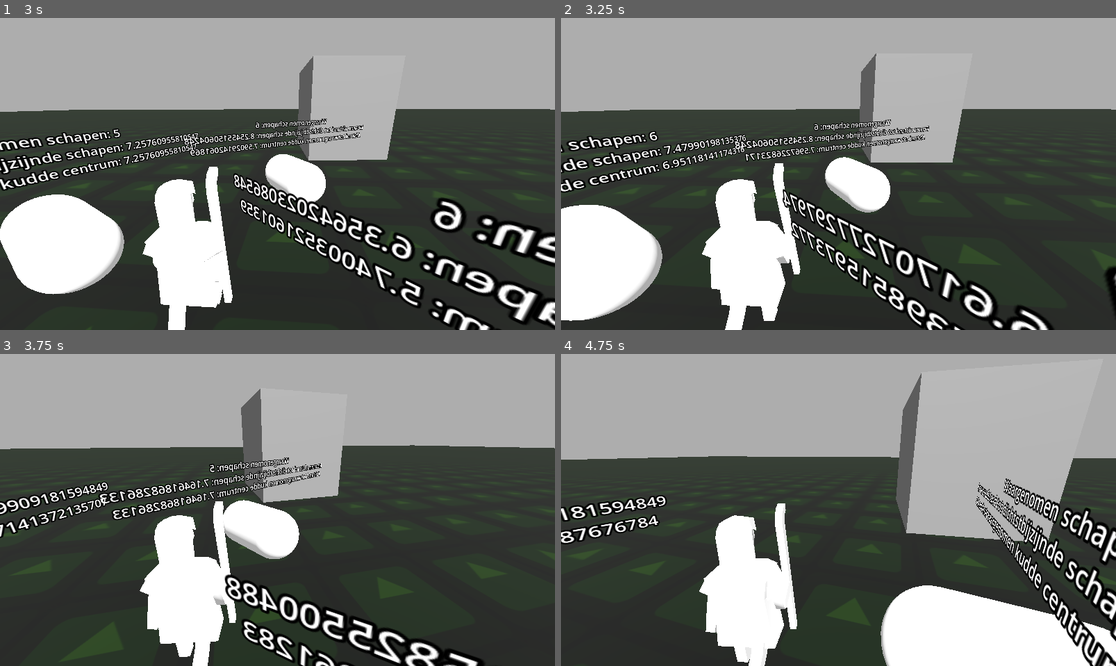
Above: before the commit, frames 1-4 (two rows, left to right).
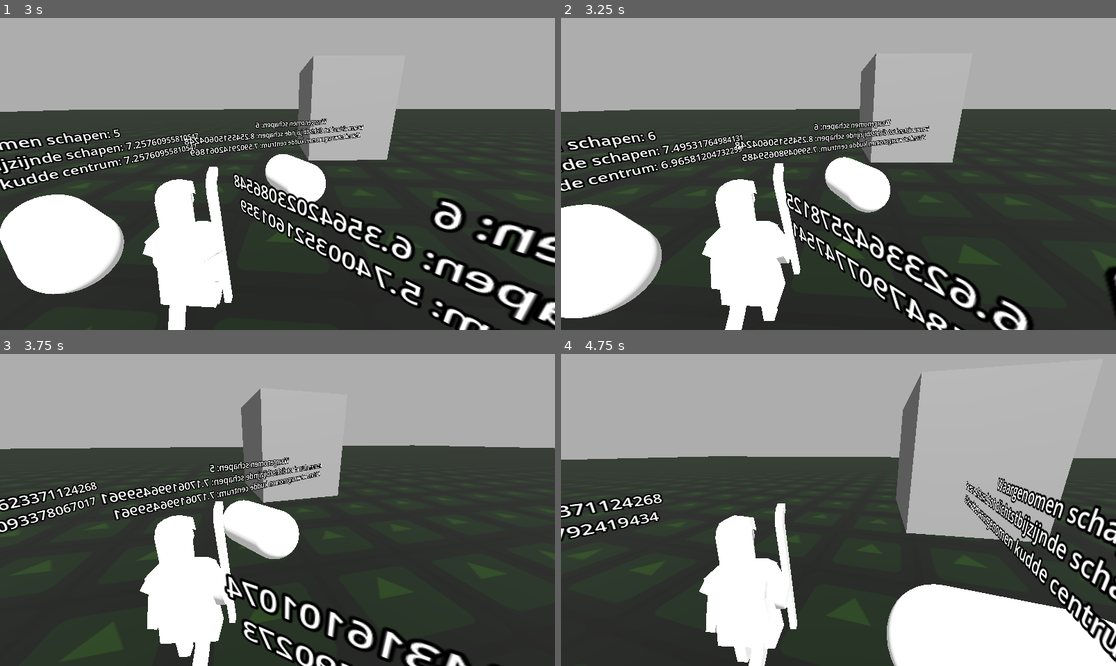
Above: after the commit, the same moments.

Repository: StudioZonnevang/Herda
Game: Godot game, scene res://Environments/veld.tscn
Two runs of this game, one before a commit and one after it. Both use one fixed random seed, a clock stepped at 60 frames per second and the inputs below. The engine's default icon, where the game draws it, is replaced by a stand-in: a white triangle on a blue panel in a dark square.
Inputs (mouse positions are in pixels of both pictures, inside the frame that each line leads up to):
- Up to frame 1 (3 s): tap Enter at 0.5 s; move the mouse to (305, 174) at 0.52 s; hold W (walk forward) from 0.53 s (still down); click (305, 174) at 0.6 s; move the mouse to (249, 174) at 1.27 s; click (249, 174) at 1.35 s; move the mouse to (288, 167) at 2.02 s; click (288, 167) at 2.1 s; move the mouse to (271, 180) at 2.77 s; click (271, 180) at 2.85 s
- Up to frame 2 (3.25 s): keep holding W (walk forward)
- Up to frame 3 (3.75 s): keep holding W (walk forward); move the mouse to (316, 513) at 3.52 s; click (316, 513) at 3.6 s
- Up to frame 4 (4.75 s): keep holding W (walk forward); move the mouse to (794, 506) at 4.27 s; click (794, 506) at 4.35 s

Frame 1 is identical in both runs. In frame 2, 6.5% of the frame differs, in the area x 0-89%, y 36-100%; in frame 3, 4.4%; in frame 4, 7.9%, in the area x 0-100%, y 39-100%.

Commit message:
honger placeholder

Diff:
--- a/herda-godot/Code/Scripts/schaap.gd
+++ b/herda-godot/Code/Scripts/schaap.gd
@@ -13,6 +13,8 @@
 var speed : float
 @export var max_speed : float = 30
 @export var turn_speed : float = 1
+
+@export var honger_increment: float = 0.001 # 0.001 = 0.1% per second
 
 @export var behoefte_persoonlijke_ruimte_falloff: float = 0.5
 @export var irritatie_afstanden = {
@@ -58,11 +60,14 @@
 	update_waargenomen_schapen()
 
 	# behoeftes updaten
-	update_behoefte_voeding()
+	update_behoefte_voeding(delta)
 	update_behoefte_persoonlijke_ruimte()
 	update_behoefte_gezelligheid()
 
-	match [behoefte_voeding, behoefte_persoonlijke_ruimte, behoefte_gezelligheid].max() :
+	if(name == "Schaap"):
+		print(behoefte_voeding, " ", behoefte_persoonlijke_ruimte)
+
+	match [0.01, behoefte_voeding, behoefte_persoonlijke_ruimte, behoefte_gezelligheid].max() :
 		behoefte_voeding : voeding_logica()
 		behoefte_persoonlijke_ruimte : persoonlijke_ruimte_logica(delta)
 		behoefte_gezelligheid : gezelligheid_logica()
@@ -85,9 +90,9 @@
 			waargenomen_schapen.append(schaapje)
 
 # bepaald de dringendheid van de behoefte
-func update_behoefte_voeding() -> void:
+func update_behoefte_voeding(delta) -> void:
 	if (behoefte_voeding < 1):
-		behoefte_voeding += (1.0 / 10000.0)
+		behoefte_voeding += delta * honger_increment
 	else:
 		# shaap gaat dood
 		pass
@@ -145,7 +150,8 @@
 
 # bepaald de manier waarop de behoefte vervuld wordt
 func voeding_logica() -> void:
-	pass
+	# GRAZEN PLACEHOLDER:
+	behoefte_voeding = 0
 
 func persoonlijke_ruimte_logica(delta) -> void:
 	var run_direction = Vector2(0,0)
